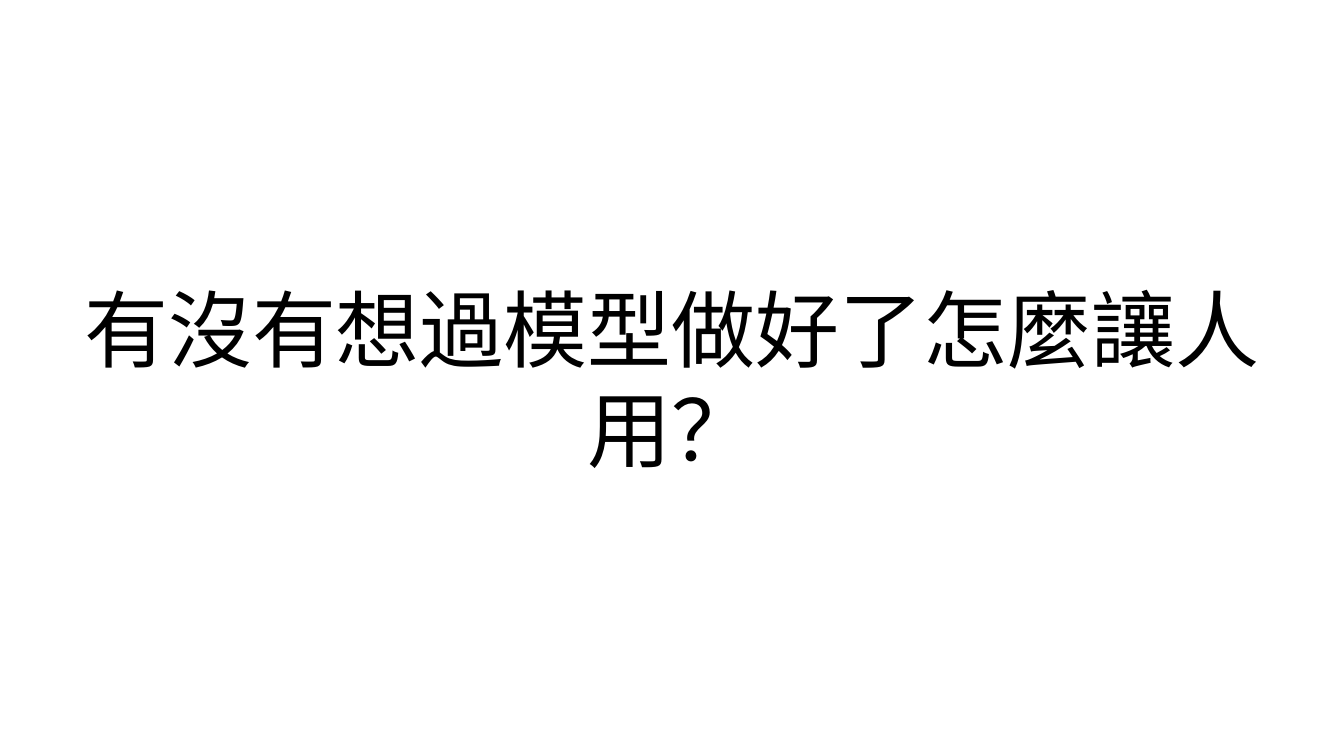
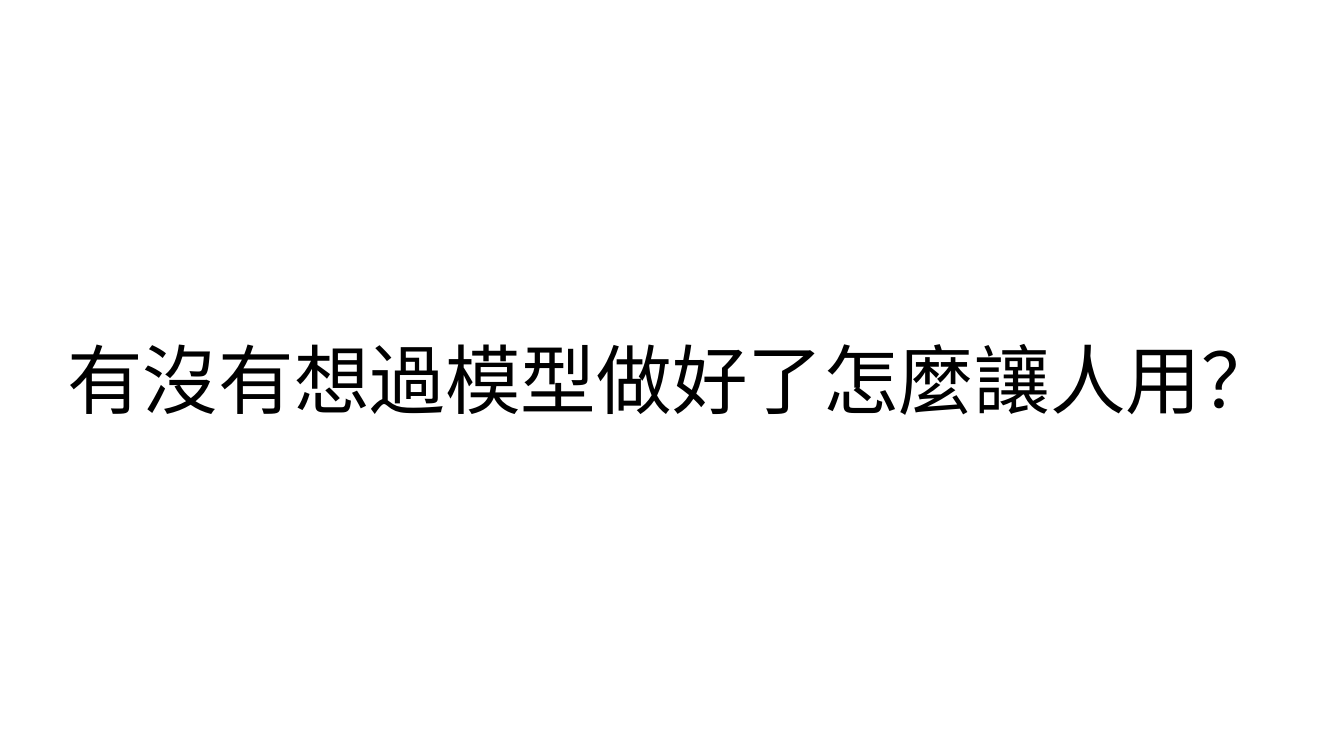
Before and after one commit to cathaylab/sharing, a slide deck: slide 22 of 2016.12.09-Platform/platform.pptx (slide 20 before the commit). Drawn at 1344x756 pixels with LibreOffice and Linux fonts; fonts in the diff are those of the drawing. Boxes give left, top, right and bottom in pixels: in the first picture for what was removed or moved away, otherwise in the second. Text is boxed around its words. In the diff, an @@ line names an element or a change of style, - is before the commit and + after.

```diff
--- a/2016.12.09-Platform/platform.pptx
+++ b/2016.12.09-Platform/platform.pptx
@@ title "有沒有想過模型做好了怎麼讓人用？" at (x1=67, y1=344, x2=1277, y2=415): size 120 to 108 pt @@
```
Also in this commit, not shown: 13 other slides changed, 2 slides added, 1 other file.
